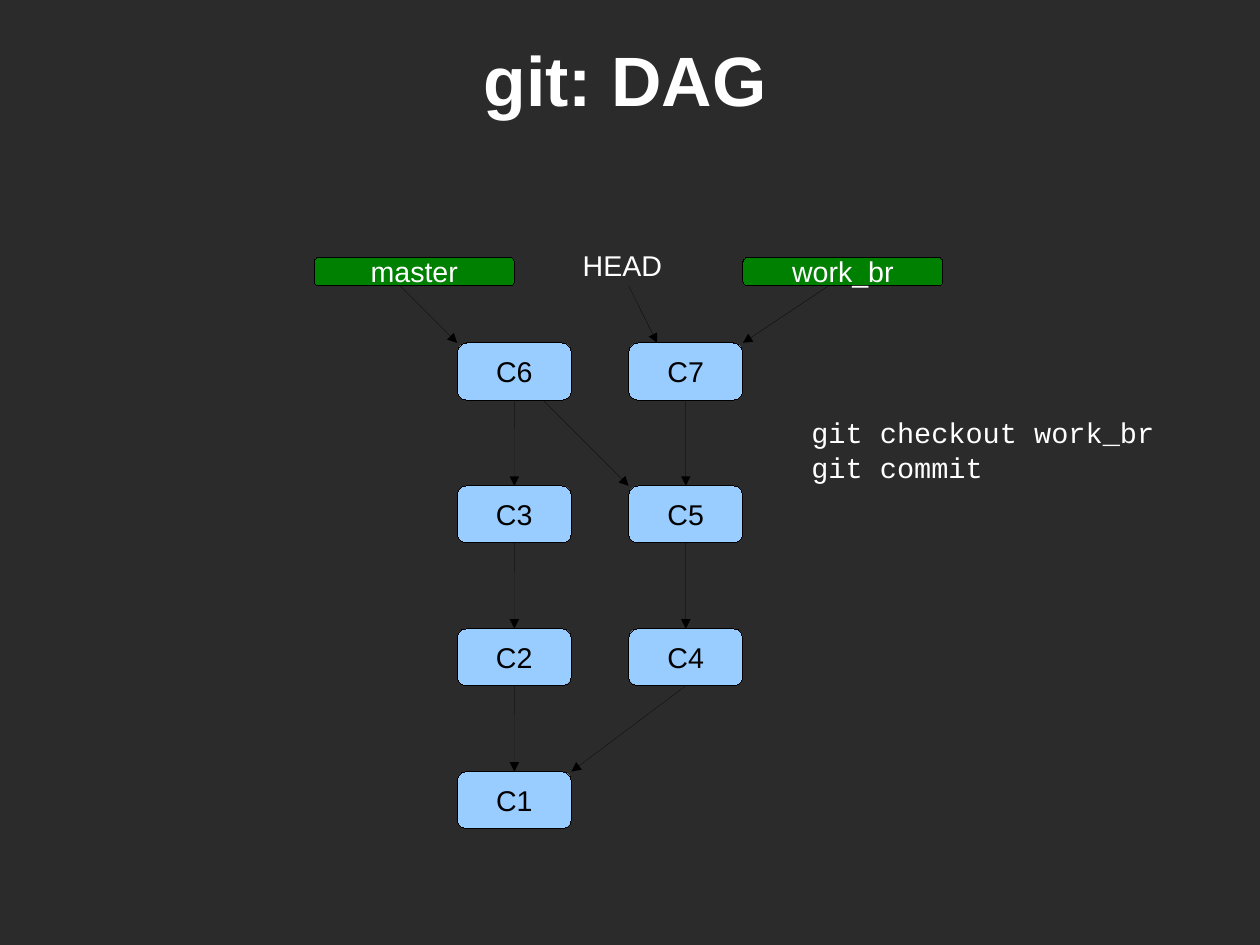
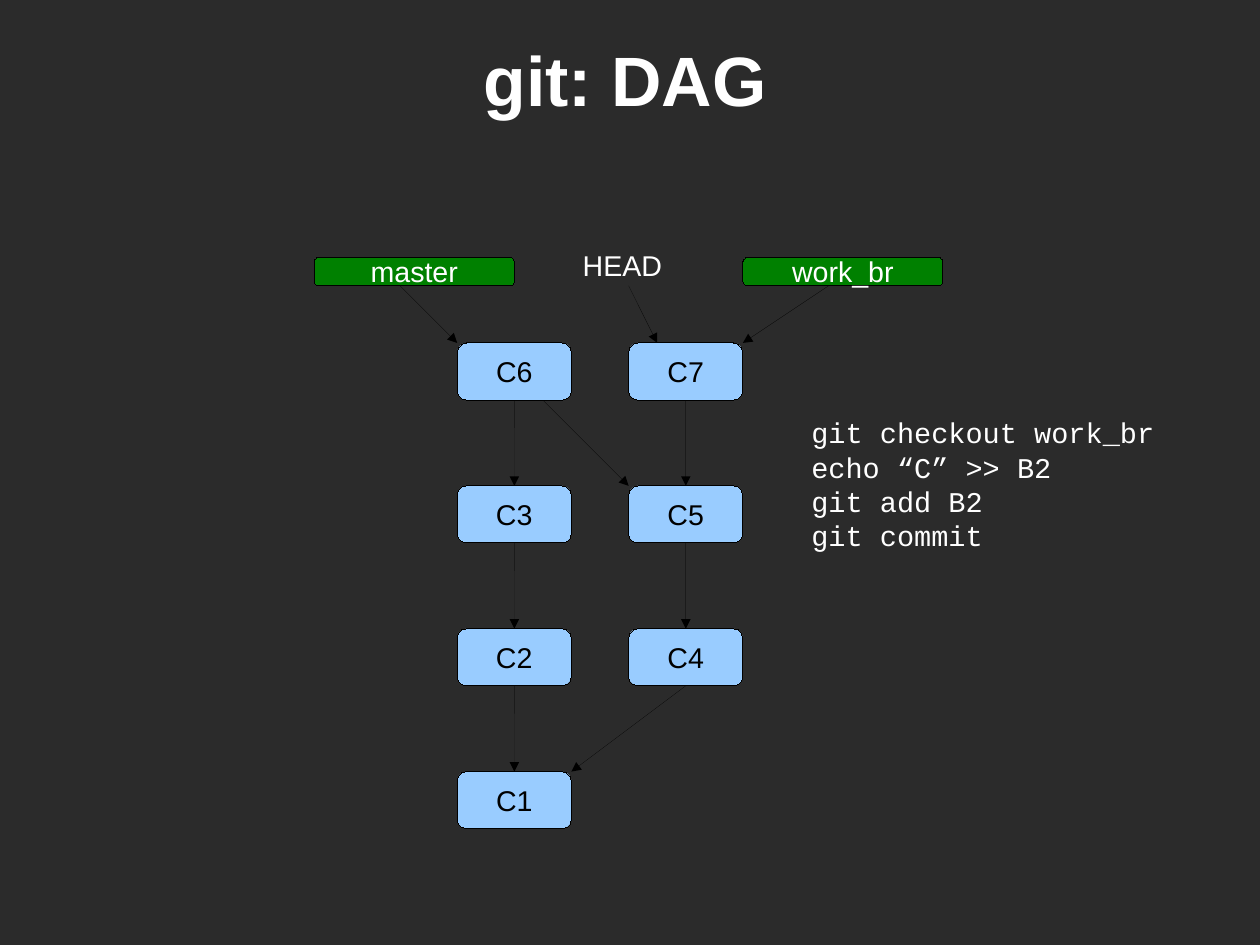
Before and after one commit to glonnon/git-demo, a slide deck: slide 25 of git_boise_web_tech.odp. Drawn at 1260x945 pixels with LibreOffice and Linux fonts; fonts in the diff are those of the drawing; background and template pictures are left out; a plain dark background stands for a picture behind light text. Boxes give left, top, right and bottom in pixels: in the first picture for what was removed or moved away, otherwise in the second. Text is boxed around its words. In the diff, an @@ line names an element or a change of style, - is before the commit and + after.

```diff
--- a/git_boise_web_tech.odp
+++ b/git_boise_web_tech.odp
@@ text at (811,457,1051,518): paragraphs added @@
+echo “C” >> B2
+git add B2
```
Also in this commit, not shown: 11 other slides changed.
